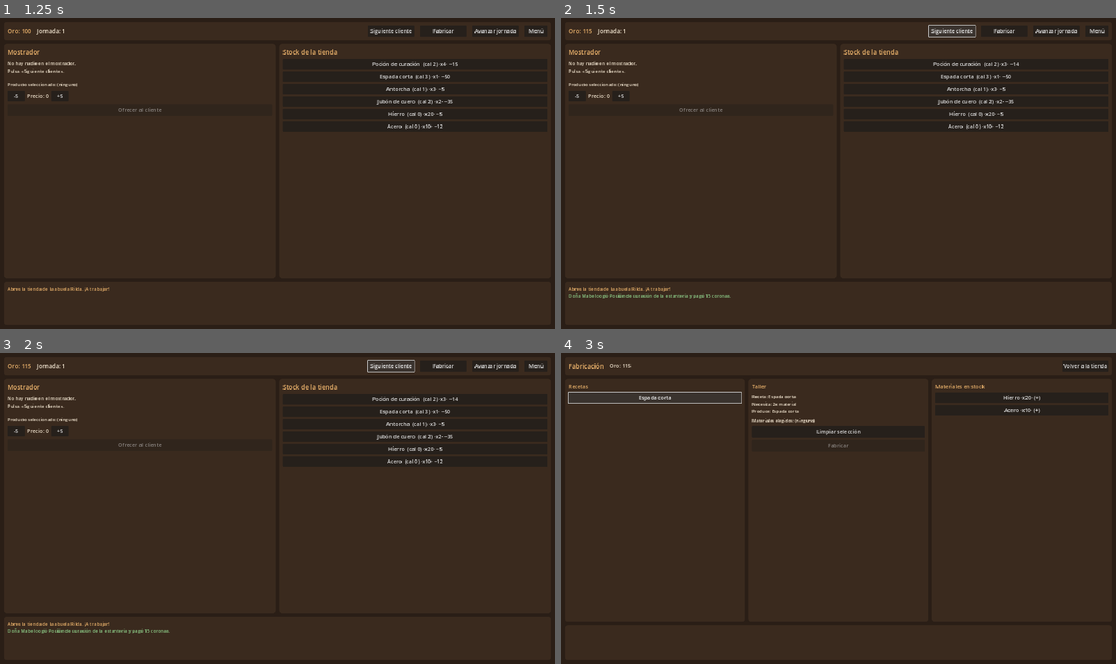
Above: before the commit, frames 1-4 (two rows, left to right).
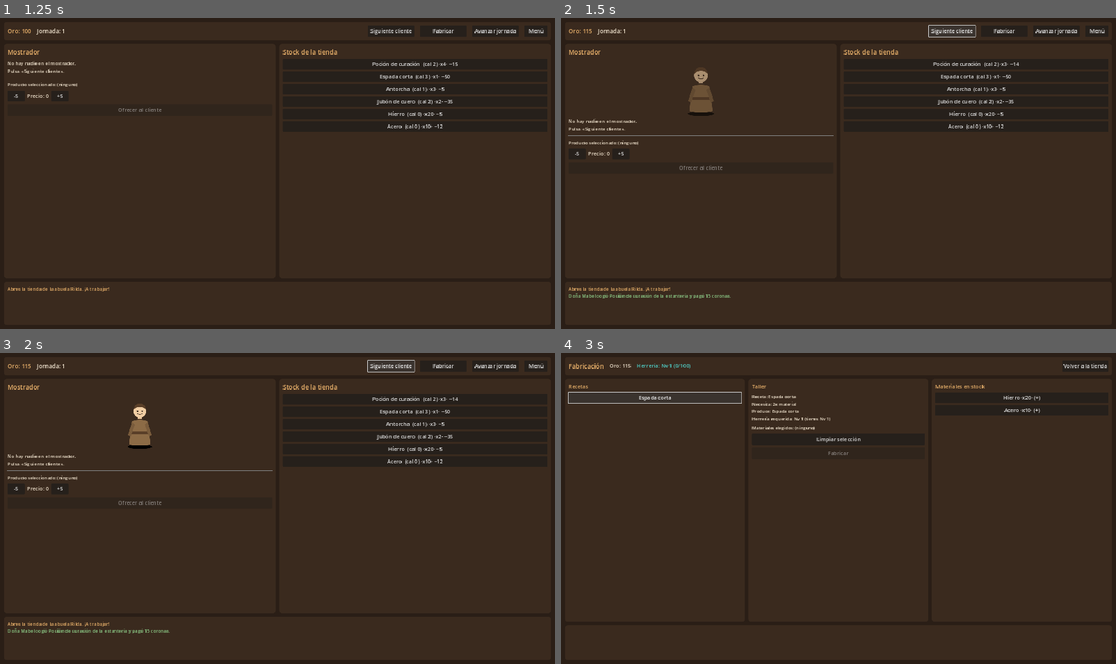
Above: after the commit, the same moments.

Repository: luckyvalentinaguirre-bot/DungeonShop
Game: Godot game, scene res://scenes/main_menu/MainMenu.tscn
Two runs of this game, one before a commit and one after it. Both use one fixed random seed, a clock stepped at 60 frames per second and the inputs below.
Inputs:
- Up to frame 1 (1.25 s): click "Nueva partida" at 0.5 s
- Up to frame 2 (1.5 s): click "Siguiente cliente" at 1.25 s
- Up to frame 3 (2 s): no input
- Up to frame 4 (3 s): click "Fabricar" at 2 s; click "Espada corta" at 2.75 s

Frame 1 is identical in both runs. In frame 2, 1.1% of the frame differs, in the area x 1-50%, y 13-49%; in frame 3, 1.1%; in frame 4, 0.4%.

Commit message:
Fase 7 (incremento 3): personajes 2D animados + habilidades de fabricación
Corrige el rumbo hacia la visión visual del juego y añade profundidad a la
fabricación con habilidades.

Personajes 2D animados:
- CharacterView: sprite (placeholder SVG) con animaciones básicas por código
  (entrar, respirar en bucle, alegrarse, enfadarse), sin frames dibujados.
- Sprites placeholder: aldeano, guardia y mago (assets/characters/*.svg);
  el arte final se pone sustituyendo esos archivos.
- El cliente aparece en el mostrador y reacciona a la venta (contento/decepcionado),
  también en autoservicio de estantería.

Habilidades (aprender haciendo):
- PlayerSkills: nivel + experiencia por habilidad. La herrería sube al fabricar,
  mejora la calidad y reduce los defectos.
- Las recetas pueden exigir un nivel mínimo (RecipeData.required_skill_*);
  recipe_short_sword pide herrería Nv 1.
- CraftingResolver.craft acepta bonus de calidad y reducción de defecto por skill.
- GameState.craft aplica el gating, pasa los bonus y otorga experiencia (señal
  skill_leveled). CraftingScreen muestra nivel/experiencia, requisito y subidas.

Tests: test_player_skills.gd + caso de skill en test_crafting_resolver. Runner
actualizado. Docs: Progression (habilidades), Roadmap (incremento 3).

Co-Authored-By: Claude Opus 4.8 <noreply@anthropic.com>
Claude-Session: https://claude.ai/code/session_01BvQJaW7W6TmoPXUchrmyos

Diff:
--- /dev/null
+++ b/assets/characters/customer_knight.svg
@@ -0,0 +1,24 @@
+<svg width="150" height="190" viewBox="0 0 150 190" xmlns="http://www.w3.org/2000/svg">
+  <!-- Placeholder de guerrero/guardia. Sustituir por arte final. -->
+  <ellipse cx="75" cy="180" rx="42" ry="7" fill="#00000033"/>
+  <!-- cuerpo (armadura) -->
+  <path d="M46 92 Q75 82 104 92 L110 172 Q75 180 40 172 Z" fill="#7f8a97"/>
+  <!-- peto -->
+  <path d="M60 96 Q75 92 90 96 L86 140 Q75 146 64 140 Z" fill="#9aa6b3"/>
+  <!-- hombreras -->
+  <circle cx="48" cy="98" r="12" fill="#6b7681"/>
+  <circle cx="102" cy="98" r="12" fill="#6b7681"/>
+  <!-- brazos -->
+  <path d="M44 104 L36 146 L46 150 L56 110 Z" fill="#6b7681"/>
+  <path d="M106 104 L114 146 L104 150 L94 110 Z" fill="#6b7681"/>
+  <!-- cabeza -->
+  <circle cx="75" cy="58" r="22" fill="#e8c39a"/>
+  <!-- casco -->
+  <path d="M52 56 Q52 30 75 30 Q98 30 98 56 L98 50 Q75 40 52 50 Z" fill="#6b7681"/>
+  <rect x="70" y="46" width="10" height="18" fill="#4f5964"/>
+  <!-- ojos -->
+  <circle cx="67" cy="60" r="2.6" fill="#3a2a1e"/>
+  <circle cx="83" cy="60" r="2.6" fill="#3a2a1e"/>
+  <!-- boca seria -->
+  <path d="M68 69 L82 69" stroke="#3a2a1e" stroke-width="2.2" stroke-linecap="round"/>
+</svg>
--- /dev/null
+++ b/assets/characters/customer_mage.svg
@@ -0,0 +1,24 @@
+<svg width="150" height="190" viewBox="0 0 150 190" xmlns="http://www.w3.org/2000/svg">
+  <!-- Placeholder de mago/a. Sustituir por arte final. -->
+  <ellipse cx="75" cy="180" rx="42" ry="7" fill="#00000033"/>
+  <!-- túnica -->
+  <path d="M50 96 Q75 86 100 96 L114 174 Q75 182 36 174 Z" fill="#3f3a6b"/>
+  <!-- detalle arcano -->
+  <path d="M75 104 L82 128 L75 152 L68 128 Z" fill="#4fd0c8"/>
+  <!-- brazos -->
+  <path d="M50 100 L38 142 L48 146 L60 108 Z" fill="#332e57"/>
+  <path d="M100 100 L112 142 L102 146 L90 108 Z" fill="#332e57"/>
+  <!-- bastón -->
+  <rect x="108" y="70" width="5" height="96" rx="2" fill="#7a5c3c"/>
+  <circle cx="110" cy="66" r="8" fill="#4fd0c8"/>
+  <!-- cabeza -->
+  <circle cx="75" cy="60" r="21" fill="#e8c39a"/>
+  <!-- sombrero puntiagudo -->
+  <path d="M50 52 Q75 8 100 52 Q75 42 50 52 Z" fill="#332e57"/>
+  <ellipse cx="75" cy="52" rx="30" ry="7" fill="#3f3a6b"/>
+  <!-- ojos -->
+  <circle cx="68" cy="62" r="2.4" fill="#3a2a1e"/>
+  <circle cx="82" cy="62" r="2.4" fill="#3a2a1e"/>
+  <!-- sonrisa leve -->
+  <path d="M69 69 Q75 73 81 69" stroke="#3a2a1e" stroke-width="2" fill="none" stroke-linecap="round"/>
+</svg>
--- /dev/null
+++ b/assets/characters/customer_villager.svg
@@ -0,0 +1,21 @@
+<svg width="150" height="190" viewBox="0 0 150 190" xmlns="http://www.w3.org/2000/svg">
+  <!-- Placeholder de aldeano/a. Sustituir por arte final (ver docs/ArtDirection.md). -->
+  <ellipse cx="75" cy="180" rx="42" ry="7" fill="#00000033"/>
+  <!-- cuerpo (túnica) -->
+  <path d="M48 92 Q75 84 102 92 L112 172 Q75 180 38 172 Z" fill="#8c6b46"/>
+  <!-- cinturón -->
+  <rect x="42" y="128" width="66" height="8" rx="3" fill="#5a3f28"/>
+  <!-- brazos -->
+  <path d="M48 96 L34 140 L44 144 L58 104 Z" fill="#7a5c3c"/>
+  <path d="M102 96 L116 140 L106 144 L92 104 Z" fill="#7a5c3c"/>
+  <!-- cuello y cabeza -->
+  <rect x="68" y="70" width="14" height="14" fill="#e8c39a"/>
+  <circle cx="75" cy="58" r="22" fill="#f0cda3"/>
+  <!-- pelo -->
+  <path d="M53 54 Q56 32 75 32 Q94 32 97 54 Q90 44 75 44 Q60 44 53 54 Z" fill="#5a3f28"/>
+  <!-- ojos -->
+  <circle cx="67" cy="58" r="2.6" fill="#3a2a1e"/>
+  <circle cx="83" cy="58" r="2.6" fill="#3a2a1e"/>
+  <!-- sonrisa -->
+  <path d="M67 66 Q75 72 83 66" stroke="#3a2a1e" stroke-width="2.2" fill="none" stroke-linecap="round"/>
+</svg>
--- a/resources/recipes/recipe_short_sword.tres
+++ b/resources/recipes/recipe_short_sword.tres
@@ -10,5 +10,7 @@
 station_id = &"forge"
 base_quality_score = 2.0
 base_defect_chance = 0.05
+required_skill_id = &"smithing"
+required_skill_level = 1
 required_categories = [5]
 required_quantities = [2]
--- a/scripts/crafting/CraftingResolver.gd
+++ b/scripts/crafting/CraftingResolver.gd
@@ -15,7 +15,7 @@
 
 ## Fabrica a partir de una receta, unos materiales elegidos, una estación, el
 ## catálogo (para resolver el objeto de salida) y un RNG sembrado.
-static func craft(recipe: RecipeData, materials: Array, station: CraftingStationData, database: ItemDatabase, rng: RandomNumberGenerator) -> Result:
+static func craft(recipe: RecipeData, materials: Array, station: CraftingStationData, database: ItemDatabase, rng: RandomNumberGenerator, skill_quality_bonus: float = 0.0, skill_defect_reduction: float = 0.0) -> Result:
 	var r := Result.new()
 	if recipe == null:
 		r.reason = "no_recipe"
@@ -43,9 +43,9 @@
 	var station_dreduction: float = station.defect_reduction() if station != null else 0.0
 
 	var jitter: float = rng.randf_range(-0.25, 0.25)
-	var score: float = recipe.base_quality_score + quality_bonus + station_qbonus + jitter
+	var score: float = recipe.base_quality_score + quality_bonus + station_qbonus + skill_quality_bonus + jitter
 	var quality: int = QualityCalculator.quality_from_score(score)
-	var dchance: float = QualityCalculator.defect_chance(recipe.base_defect_chance, defect_delta, station_dreduction)
+	var dchance: float = QualityCalculator.defect_chance(recipe.base_defect_chance, defect_delta, station_dreduction + skill_defect_reduction)
 	var defect: bool = rng.randf() < dchance
 
 	var base_data: ItemData = database.get_item(recipe.output_item_id) if database != null else null
--- a/scripts/data/RecipeData.gd
+++ b/scripts/data/RecipeData.gd
@@ -17,6 +17,11 @@
 ## Probabilidad base de defecto (0..1) antes de rasgos y estación.
 @export var base_defect_chance: float = 0.05
 
+## Habilidad exigida para fabricar esta receta (&"" = ninguna) y nivel mínimo.
+## Ver PlayerSkills y docs/systems/06_Progression.md.
+@export var required_skill_id: StringName = &""
+@export var required_skill_level: int = 0
+
 ## Ranuras de entrada, como dos arrays paralelos (evita diccionarios en el .tres):
 ## required_categories[i] = categoría exigida (GameEnums.Category),
 ## required_quantities[i] = cuántas unidades de esa categoría.
--- a/scripts/managers/GameState.gd
+++ b/scripts/managers/GameState.gd
@@ -7,10 +7,12 @@
 
 signal gold_changed(amount: int)
 signal day_changed(day: int)
+signal skill_leveled(skill_id: StringName, new_level: int)
 
 var economy: EconomySystem
 var item_db: ItemDatabase
 var crafting: CraftingLibrary
+var skills: PlayerSkills
 var player_wallet: WalletComponent
 ## Stock de la tienda (almacén + estantería unificados en esta primera versión).
 var stock: Inventory
@@ -28,6 +30,8 @@
 
 	crafting = CraftingLibrary.new()
 	crafting.load_all()
+
+	skills = PlayerSkills.new()
 
 	economy = EconomySystem.new()
 	economy.name = "EconomySystem"
@@ -61,13 +65,24 @@
 ## Fabrica un objeto con la receta y los materiales elegidos. Si tiene éxito,
 ## consume los materiales del stock y añade el resultado. Ver docs/systems/05_Crafting.md.
 func craft(recipe: RecipeData, materials: Array) -> CraftingResolver.Result:
+	# Requisito de habilidad: no puedes fabricar lo que aún no sabes hacer.
+	if recipe.required_skill_id != &"" and skills.level_of(recipe.required_skill_id) < recipe.required_skill_level:
+		var blocked := CraftingResolver.Result.new()
+		blocked.reason = "skill_too_low"
+		return blocked
+
 	var station := crafting.station(recipe.station_id) if crafting != null else null
-	var result := CraftingResolver.craft(recipe, materials, station, item_db, rng)
+	var qbonus := skills.quality_bonus(PlayerSkills.SMITHING)
+	var dred := skills.defect_reduction(PlayerSkills.SMITHING)
+	var result := CraftingResolver.craft(recipe, materials, station, item_db, rng, qbonus, dred)
 	if result.success:
 		for m in materials:
 			if m != null and m.data != null:
 				stock.remove(m.data.id, m.quantity)
 		stock.add(result.output)
+		# Aprender haciendo: cada fabricación da experiencia de herrería.
+		if skills.add_xp(PlayerSkills.SMITHING, 25):
+			skill_leveled.emit(PlayerSkills.SMITHING, skills.level_of(PlayerSkills.SMITHING))
 	return result
 
 ## Avanza una jornada: la demanda revierte y (cada semana) fluctúa el mercado.
--- /dev/null
+++ b/scripts/systems/PlayerSkills.gd
@@ -0,0 +1,53 @@
+class_name PlayerSkills
+extends RefCounted
+## Habilidades del jugador que mejoran "haciendo" (learn by doing). En esta fase la
+## herrería influye en la fabricación: sube la calidad y reduce los defectos, y las
+## recetas pueden exigir un nivel mínimo. Ver docs/systems/06_Progression.md §3.
+
+const SMITHING := &"smithing"
+
+## id(StringName) -> nivel actual (empieza en 1)
+var _levels: Dictionary = {}
+## id(StringName) -> experiencia acumulada hacia el siguiente nivel
+var _xp: Dictionary = {}
+
+func level_of(skill_id: StringName) -> int:
+	return int(_levels.get(skill_id, 1))
+
+func xp_of(skill_id: StringName) -> int:
+	return int(_xp.get(skill_id, 0))
+
+## Experiencia necesaria para pasar del nivel actual al siguiente.
+func xp_to_next(skill_id: StringName) -> int:
+	return level_of(skill_id) * 100
+
+## Aporte de calidad a la fabricación por nivel de la habilidad.
+func quality_bonus(skill_id: StringName) -> float:
+	return float(level_of(skill_id) - 1) * 0.15
+
+## Reducción de la probabilidad de defecto por nivel de la habilidad.
+func defect_reduction(skill_id: StringName) -> float:
+	return float(level_of(skill_id) - 1) * 0.01
+
+## Suma experiencia; devuelve true si ha subido al menos un nivel.
+func add_xp(skill_id: StringName, amount: int) -> bool:
+	var leveled := false
+	var xp: int = xp_of(skill_id) + maxi(0, amount)
+	var lvl: int = level_of(skill_id)
+	while xp >= lvl * 100:
+		xp -= lvl * 100
+		lvl += 1
+		leveled = true
+	_levels[skill_id] = lvl
+	_xp[skill_id] = xp
+	return leveled
+
+## Serialización (contrato ISaveable, ver docs/systems/08_Save.md).
+func capture_state() -> Dictionary:
+	return {"levels": _levels.duplicate(), "xp": _xp.duplicate()}
+
+func restore_state(data: Dictionary) -> void:
+	var lv = data.get("levels", {})
+	var xp = data.get("xp", {})
+	_levels = (lv as Dictionary).duplicate() if lv is Dictionary else {}
+	_xp = (xp as Dictionary).duplicate() if xp is Dictionary else {}
--- /dev/null
+++ b/scripts/ui/CharacterView.gd
@@ -0,0 +1,86 @@
+class_name CharacterView
+extends Control
+## Personaje 2D animado. El arte son placeholders (SVG en assets/characters/) y las
+## animaciones son básicas por código (entrar, respirar, alegrarse, enfadarse), para
+## dar vida sin frames dibujados. Para poner arte final basta con sustituir las
+## texturas. Ver docs/ArtDirection.md.
+##
+## Nota: se animan escala/rotación/opacidad (con pivote centrado), no la posición,
+## para no pelear con el layout del contenedor.
+
+var _sprite: TextureRect
+var _idle_tween: Tween
+
+func _ready() -> void:
+	custom_minimum_size = Vector2(150, 190)
+	_sprite = TextureRect.new()
+	_sprite.set_anchors_and_offsets_preset(Control.PRESET_FULL_RECT)
+	_sprite.expand_mode = TextureRect.EXPAND_IGNORE_SIZE
+	_sprite.stretch_mode = TextureRect.STRETCH_KEEP_ASPECT_CENTERED
+	_sprite.mouse_filter = Control.MOUSE_FILTER_IGNORE
+	add_child(_sprite)
+	visible = false
+
+## Muestra un personaje (ruta de textura) y reproduce la animación de entrada.
+func show_character(texture_path: String) -> void:
+	if ResourceLoader.exists(texture_path):
+		_sprite.texture = load(texture_path)
+	else:
+		_sprite.texture = null
+	visible = true
+	_play_enter()
+
+func hide_character() -> void:
+	_stop_idle()
+	visible = false
+
+func play_happy() -> void:
+	_stop_idle()
+	_center_pivot()
+	var t := create_tween()
+	t.tween_property(_sprite, "scale", Vector2(1.18, 1.18), 0.12).set_trans(Tween.TRANS_BACK)
+	t.tween_property(_sprite, "scale", Vector2.ONE, 0.12)
+	t.tween_callback(_start_idle)
+
+func play_sad() -> void:
+	_stop_idle()
+	_center_pivot()
+	var t := create_tween()
+	t.tween_property(_sprite, "rotation", -0.12, 0.06)
+	t.tween_property(_sprite, "rotation", 0.12, 0.06)
+	t.tween_property(_sprite, "rotation", 0.0, 0.06)
+	t.tween_callback(_start_idle)
+
+# ---------------------------------------------------------------------- internos
+func _play_enter() -> void:
+	_stop_idle()
+	_center_pivot()
+	_sprite.modulate.a = 0.0
+	_sprite.scale = Vector2(0.8, 0.8)
+	var t := create_tween()
+	t.set_parallel(true)
+	t.tween_property(_sprite, "modulate:a", 1.0, 0.3)
+	t.tween_property(_sprite, "scale", Vector2.ONE, 0.35).set_trans(Tween.TRANS_BACK).set_ease(Tween.EASE_OUT)
+	t.chain().tween_callback(_start_idle)
+
+func _start_idle() -> void:
+	_stop_idle()
+	_center_pivot()
+	_idle_tween = create_tween()
+	_idle_tween.set_loops()
+	_idle_tween.tween_property(_sprite, "scale", Vector2(1.0, 1.05), 1.1).set_trans(Tween.TRANS_SINE)
+	_idle_tween.tween_property(_sprite, "scale", Vector2(1.0, 1.0), 1.1).set_trans(Tween.TRANS_SINE)
+
+func _stop_idle() -> void:
+	if _idle_tween != null and _idle_tween.is_valid():
+		_idle_tween.kill()
+	_idle_tween = null
+	if _sprite != null:
+		_sprite.scale = Vector2.ONE
+		_sprite.rotation = 0.0
+
+func _center_pivot() -> void:
+	var s := _sprite.size
+	if s == Vector2.ZERO:
+		s = custom_minimum_size
+	_sprite.pivot_offset = s / 2.0
--- a/scripts/ui/CraftingScreen.gd
+++ b/scripts/ui/CraftingScreen.gd
@@ -4,6 +4,7 @@
 ## los materiales elegidos determinan la calidad/perfil. Ver docs/systems/05_Crafting.md.
 
 var _gold_label: Label
+var _skill_label: Label
 var _recipe_box: VBoxContainer
 var _materials_box: VBoxContainer
 var _selection_label: Label
@@ -21,6 +22,7 @@
 	UiFactory.background(self)
 	_build_ui()
 	_refresh_all()
+	GameState.skill_leveled.connect(_on_skill_leveled)
 
 func _build_ui() -> void:
 	var margin := MarginContainer.new()
@@ -39,6 +41,8 @@
 	hud_row.add_child(UiFactory.label("Fabricación", 22, UiFactory.COL_ACCENT))
 	_gold_label = UiFactory.label("Oro: 0", 18)
 	hud_row.add_child(_gold_label)
+	_skill_label = UiFactory.label("Herrería: Nv 1", 18, UiFactory.COL_ARCANE)
+	hud_row.add_child(_skill_label)
 	var spacer := Control.new()
 	spacer.size_flags_horizontal = Control.SIZE_EXPAND_FILL
 	hud_row.add_child(spacer)
@@ -112,9 +116,20 @@
 # ------------------------------------------------------------------------ lógica
 func _refresh_all() -> void:
 	_gold_label.text = "Oro: %d" % GameState.gold()
+	_refresh_skill_label()
 	_refresh_recipes()
 	_refresh_materials()
 	_refresh_selection()
+
+func _refresh_skill_label() -> void:
+	var lvl := GameState.skills.level_of(PlayerSkills.SMITHING)
+	var xp := GameState.skills.xp_of(PlayerSkills.SMITHING)
+	var next := GameState.skills.xp_to_next(PlayerSkills.SMITHING)
+	_skill_label.text = "Herrería: Nv %d (%d/%d)" % [lvl, xp, next]
+
+func _on_skill_leveled(_skill_id: StringName, new_level: int) -> void:
+	_log_line("[color=#4fd0c8]¡Tu herrería sube al nivel %d! Mejores objetos y menos defectos.[/color]" % new_level)
+	_refresh_skill_label()
 
 func _refresh_recipes() -> void:
 	for c in _recipe_box.get_children():
@@ -132,8 +147,12 @@
 func _select_recipe(recipe: RecipeData) -> void:
 	_selected_recipe = recipe
 	_clear_selection()
-	_info_label.text = "Receta: %s\nNecesita: %s\nProduce: %s" % [
-		recipe.display_name, _slots_text(recipe), _output_name(recipe),
+	var skill_line := ""
+	if recipe.required_skill_id != &"":
+		var have := GameState.skills.level_of(recipe.required_skill_id)
+		skill_line = "\nHerrería requerida: Nv %d (tienes Nv %d)" % [recipe.required_skill_level, have]
+	_info_label.text = "Receta: %s\nNecesita: %s\nProduce: %s%s" % [
+		recipe.display_name, _slots_text(recipe), _output_name(recipe), skill_line,
 	]
 
 func _refresh_materials() -> void:
@@ -188,6 +207,8 @@
 		_log_line("[color=#8fd08a]Fabricaste %s (calidad %d)%s. Perfil: %s[/color]" % [
 			out.data.display_name, out.quality, defect_txt, str(out.attributes),
 		])
+	elif result.reason == "skill_too_low":
+		_log_line("[color=#d98f6a]Aún no tienes herrería suficiente para esta receta.[/color]")
 	else:
 		_log_line("[color=#d98f6a]No se pudo fabricar: %s[/color]" % result.reason)
 	_clear_selection()
--- a/scripts/ui/ShopScreen.gd
+++ b/scripts/ui/ShopScreen.gd
@@ -13,6 +13,7 @@
 var _stock_box: VBoxContainer
 var _log: RichTextLabel
 
+var _character: CharacterView
 var _current: Customer
 var _controller: CustomerController
 var _selected_slot: ItemInstance
@@ -90,6 +91,11 @@
 	panel.add_child(box)
 
 	box.add_child(UiFactory.label("Mostrador", 22, UiFactory.COL_ACCENT))
+
+	_character = CharacterView.new()
+	_character.size_flags_horizontal = Control.SIZE_SHRINK_CENTER
+	box.add_child(_character)
+
 	_customer_label = UiFactory.label("No hay nadie en el mostrador.\nPulsa «Siguiente cliente».", 16)
 	box.add_child(_customer_label)
 
@@ -157,6 +163,7 @@
 		_current = customer
 		_controller = CustomerController.new(customer)
 		_controller.present_need()
+		_character.show_character(_sprite_for(customer))
 		_customer_label.text = "%s (ánimo %.0f%%)\nQuiere: %s de calidad ≥%d\nPresupuesto: %d coronas" % [
 			customer.display_name(), customer.mood.value * 100.0,
 			_cat_name(customer.need.category), customer.need.min_quality, customer.need.budget,
@@ -164,14 +171,17 @@
 		_log_line("Llega [b]%s[/b] al mostrador." % customer.display_name())
 
 func _resolve_shelf(customer: Customer) -> void:
+	_character.show_character(_sprite_for(customer))
 	var offers := _offers_from_stock()
 	var result := ShelfPurchaseResolver.resolve(customer.need, offers, customer.wallet, GameState.player_wallet, GameState.economy.demand)
 	if result.bought:
 		GameState.stock.remove(result.item.data.id, 1)
 		_log_line("[color=#8fd08a]%s cogió %s de la estantería y pagó %d coronas.[/color]" % [customer.display_name(), result.item.data.display_name, result.price])
+		_character.play_happy()
 		_refresh_stock()
 	else:
 		_log_line("%s miró la estantería y se fue sin comprar (%s)." % [customer.display_name(), _cat_name(customer.need.category)])
+		_character.play_sad()
 
 func _offers_from_stock() -> Array:
 	var offers: Array = []
@@ -204,11 +214,13 @@
 	if result.sold:
 		GameState.stock.remove(_selected_slot.data.id, 1)
 		_log_line("[color=#8fd08a]Vendiste %s a %s por %d coronas.[/color]" % [_selected_slot.data.display_name, _current.display_name(), _offer_price])
+		_character.play_happy()
 		_end_visit()
 	elif result.reason == "wrong_item":
 		_log_line("A %s no le sirve %s (quería %s)." % [_current.display_name(), _selected_slot.data.display_name, _cat_name(_current.need.category)])
 	else:
 		_log_line("[color=#d98f6a]%s rechazó la oferta (%s). Se marcha.[/color]" % [_current.display_name(), result.reason])
+		_character.play_sad()
 		_end_visit()
 
 func _end_visit() -> void:
@@ -256,6 +268,16 @@
 	var s := HSeparator.new()
 	return s
 
+func _sprite_for(customer: Customer) -> String:
+	var base := "res://assets/characters/"
+	match customer.data.faction:
+		GameEnums.Faction.CROWN, GameEnums.Faction.GUILD:
+			return base + "customer_knight.svg"
+		GameEnums.Faction.ARCANE:
+			return base + "customer_mage.svg"
+		_:
+			return base + "customer_villager.svg"
+
 func _cat_name(category: int) -> String:
 	match category:
 		GameEnums.Category.WEAPON: return "un arma"
--- a/tests/run_tests.gd
+++ b/tests/run_tests.gd
@@ -27,6 +27,8 @@
 	# Fabricación (Fase 6)
 	preload("res://tests/unit/test_quality_calculator.gd"),
 	preload("res://tests/unit/test_crafting_resolver.gd"),
+	# Habilidades (Fase 7)
+	preload("res://tests/unit/test_player_skills.gd"),
 ]
 
 func _initialize() -> void:
--- a/tests/unit/test_crafting_resolver.gd
+++ b/tests/unit/test_crafting_resolver.gd
@@ -71,3 +71,9 @@
 	var mat := _material([_trait(0.0, 0.0, {})])
 	var r := CraftingResolver.craft(_recipe(&"weapon_short_sword"), _two(mat), null, _db(), _rng())
 	assert_false(r.output.defect, "con probabilidad de defecto 0 nunca sale defectuoso")
+
+func test_skill_bonus_raises_quality() -> void:
+	var mat := _material([_trait(0.0, 0.0, {})])
+	var no_skill := CraftingResolver.craft(_recipe(&"weapon_short_sword"), _two(mat), null, _db(), _rng(), 0.0, 0.0)
+	var skilled := CraftingResolver.craft(_recipe(&"weapon_short_sword"), _two(mat), null, _db(), _rng(), 2.0, 0.0)
+	assert_true(skilled.quality >= no_skill.quality, "la habilidad de herrería mejora la calidad (mismo seed)")
--- /dev/null
+++ b/tests/unit/test_player_skills.gd
@@ -0,0 +1,33 @@
+extends Test
+## Tests de PlayerSkills (aprender haciendo). Ver docs/systems/06_Progression.md.
+
+func test_starts_at_level_one() -> void:
+	var s := PlayerSkills.new()
+	assert_eq(s.level_of(PlayerSkills.SMITHING), 1)
+
+func test_xp_accumulates() -> void:
+	var s := PlayerSkills.new()
+	var leveled := s.add_xp(PlayerSkills.SMITHING, 40)
+	assert_false(leveled, "40 xp no bastan para el nivel 2 (umbral 100)")
+	assert_eq(s.xp_of(PlayerSkills.SMITHING), 40)
+
+func test_levels_up_past_threshold() -> void:
+	var s := PlayerSkills.new()
+	var leveled := s.add_xp(PlayerSkills.SMITHING, 100)
+	assert_true(leveled)
+	assert_eq(s.level_of(PlayerSkills.SMITHING), 2)
+
+func test_quality_bonus_grows_with_level() -> void:
+	var s := PlayerSkills.new()
+	var base := s.quality_bonus(PlayerSkills.SMITHING)
+	s.add_xp(PlayerSkills.SMITHING, 100)
+	assert_true(s.quality_bonus(PlayerSkills.SMITHING) > base, "más nivel => más bonus de calidad")
+
+func test_save_roundtrip() -> void:
+	var s := PlayerSkills.new()
+	s.add_xp(PlayerSkills.SMITHING, 150)
+	var data := s.capture_state()
+	var s2 := PlayerSkills.new()
+	s2.restore_state(data)
+	assert_eq(s2.level_of(PlayerSkills.SMITHING), s.level_of(PlayerSkills.SMITHING))
+	assert_eq(s2.xp_of(PlayerSkills.SMITHING), s.xp_of(PlayerSkills.SMITHING))
Not shown, changed: docs/Roadmap.md
Not shown, changed: docs/systems/06_Progression.md
